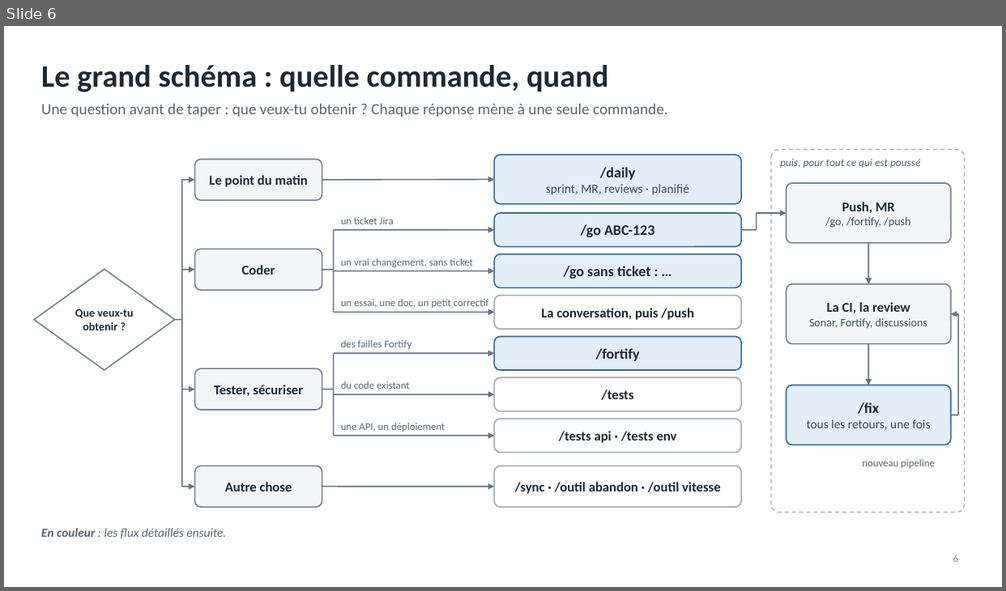
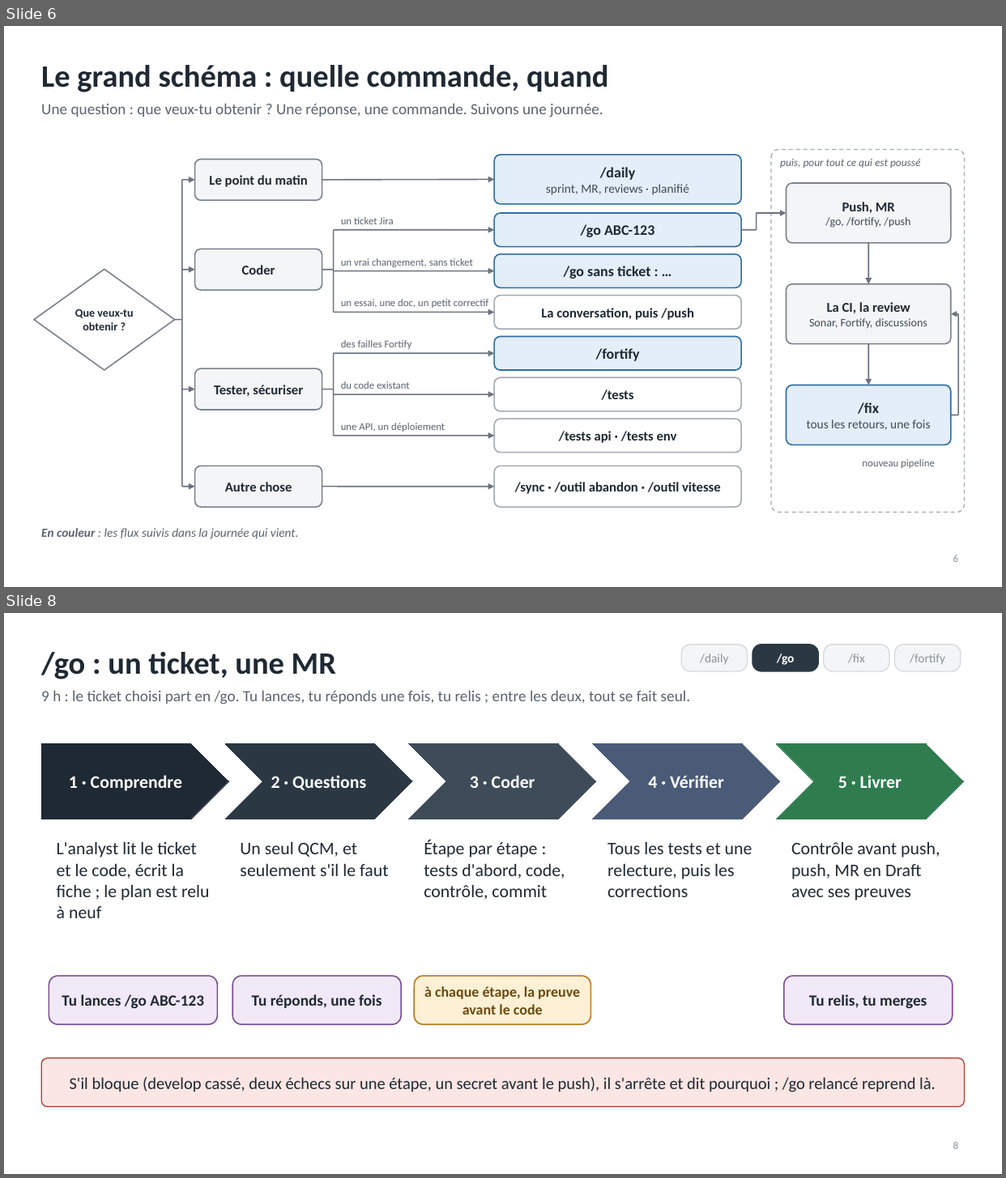
Before and after one commit to RabieDerouiche/OpenRDCode, a slide deck: opencode-v2/docs/presentation-tech-leads.pptx. Shown one above the other, each under a label of ours: slide 6 before the commit, slides 6 and 8 after it; the slides between them are not shown. The pictures are 1006x591 and 1006x1178 pixels, drawn with LibreOffice and Linux fonts; fonts in the diff are those of the drawing. Boxes give left, top, right and bottom in pixels: in the first picture for what was removed or moved away, otherwise in the second. Text is boxed around its words. In the diff, an @@ line names an element or a change of style, - is before the commit and + after.

```diff
--- a/opencode-v2/docs/presentation-tech-leads.pptx
+++ b/opencode-v2/docs/presentation-tech-leads.pptx
@@ slide 8 added at (4,613,1002,1174), background #FFFFFF @@
@@ title added at (41,652,336,679), 30 pt, text #1F2933, bold @@
+/go : un ticket, une MR
@@ rounded rectangle added at (681,645,748,671), fill #F4F5F7, outline #D5D9DE 1 pt, 12 pt, text #8A939C @@
+/daily
@@ rounded rectangle added at (752,645,819,671), fill #2B3743, outline #2B3743 1 pt, 12 pt, text #FFFFFF, bold @@
+/go
@@ rounded rectangle added at (824,645,889,671), fill #F4F5F7, outline #D5D9DE 1 pt, 12 pt, text #8A939C @@
+/fix
@@ rounded rectangle added at (895,645,961,671), fill #F4F5F7, outline #D5D9DE 1 pt, 12 pt, text #8A939C @@
+/fortify
@@ text added at (41,690,690,705), 15 pt, text #5B6470 @@
+9 h : le ticket choisi part en /go. Tu lances, tu réponds une fois, tu relis ; entre les deux, tout se fait seul.
@@ pentagon arrow added at (41,744,228,819), fill #1F2933, outline #1F2933 0.75 pt, 17 pt, text #FFFFFF, bold @@
+1 · Comprendre
@@ chevron added at (226,744,413,819), fill #2B3743, outline #2B3743 0.75 pt, 17 pt, text #FFFFFF, bold @@
+2 · Questions
@@ chevron added at (409,744,596,819), fill #3E4C59, outline #3E4C59 0.75 pt, 17 pt, text #FFFFFF, bold @@
+3 · Coder
@@ chevron added at (593,744,780,819), fill #4A5B78, outline #4A5B78 0.75 pt, 17 pt, text #FFFFFF, bold @@
+4 · Vérifier
@@ chevron added at (777,744,964,819), fill #2F7D4F, outline #2F7D4F 0.75 pt, 17 pt, text #FFFFFF, bold @@
+5 · Livrer
@@ text added at (57,842,210,918), 17 pt, text #1F2933 @@
+L'analyst lit le ticket et le code, écrit la fiche ; le plan est relu à neuf
@@ text added at (240,842,388,876), 17 pt, text #1F2933 @@
+Un seul QCM, et seulement s'il le faut
@@ text added at (424,840,565,900), 17 pt, text #1F2933 @@
+Étape par étape : tests d'abord, code, contrôle, commit
@@ text added at (607,842,752,897), 17 pt, text #1F2933 @@
+Tous les tests et une relecture, puis les corrections
@@ text added at (791,842,940,901), 17 pt, text #1F2933 @@
+Contrôle avant push, push, MR en Draft avec ses preuves
@@ rounded rectangle added at (49,976,217,1024), fill #F1E9F7, outline #7B4F96 1.25 pt, 15 pt, text #1F2933, bold @@
+Tu lances /go ABC-123
@@ rounded rectangle added at (233,976,402,1024), fill #F1E9F7, outline #7B4F96 1.25 pt, 15 pt, text #1F2933, bold @@
+Tu réponds, une fois
@@ rounded rectangle added at (414,976,591,1024), fill #FDF0D5, outline #B7791F 1.25 pt, 14 pt, text #6B4A0E, bold @@
+à chaque étape, la preuve avant le code
@@ rounded rectangle added at (784,976,953,1024), fill #F1E9F7, outline #7B4F96 1.25 pt, 15 pt, text #1F2933, bold @@
+Tu relis, tu merges
@@ rounded rectangle added at (41,1059,965,1107), fill #FBE6E3, outline #B23A30 1 pt, 16 pt, text #1F2933 @@
+S'il bloque (develop cassé, deux échecs sur une étape, un secret avant le push), il s'arrête et dit pourquoi ; /go relancé reprend là.
@@ page number added at (953,1142,958,1149), 10 pt, text #8A939C @@
+8
@@ slide 6 changed as well @@
@@ text at (41,103,603,118): text changed @@
-Une question avant de taper : que veux-tu obtenir ? Chaque réponse mène à une seule commande.
+Une question : que veux-tu obtenir ? Une réponse, une commande. Suivons une journée.
@@ text at (41,528,298,540): text changed @@
-En couleur : les flux détaillés ensuite.
+En couleur : les flux suivis dans la journée qui vient.
```
Also in this commit, not shown: 8 other slides changed, 3 other slides added, 4 slides removed, 3 other files.
